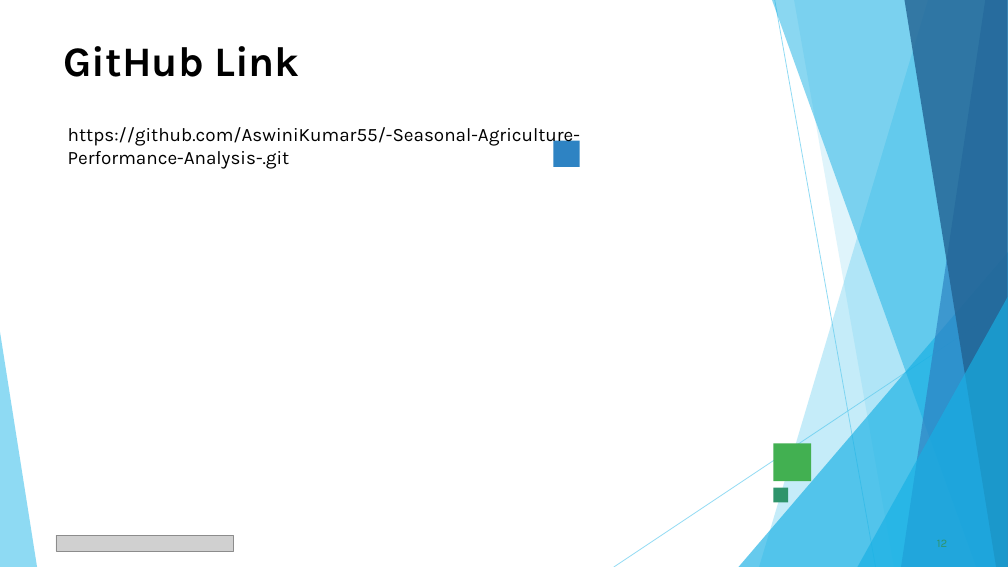
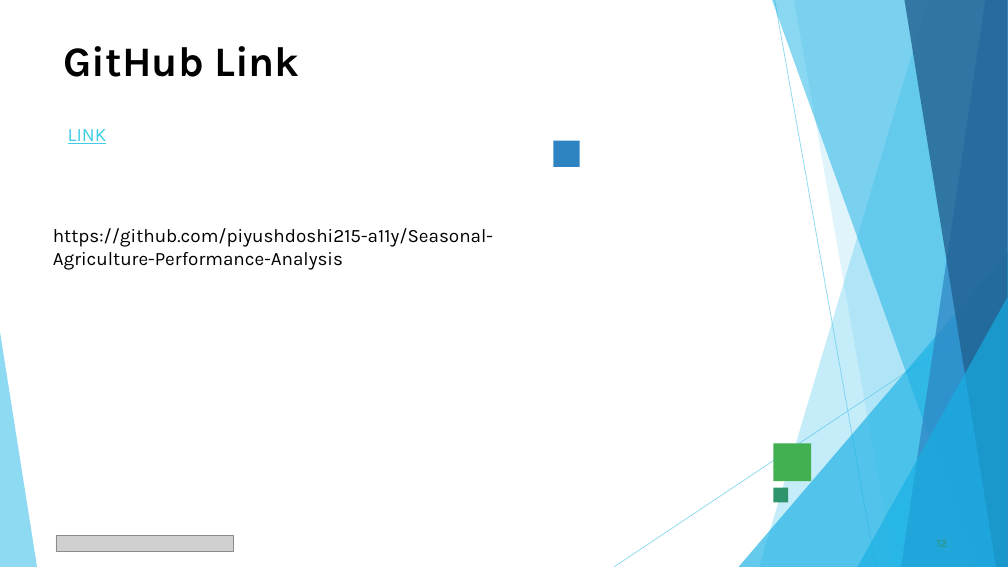
Before and after one commit to piyushdoshi215-a11y/Seasonal-Agriculture-Performance-Analysis, a slide deck: slide 12 of Seasonal_Agriculture_Performance_Analysis_Presentation.pptx. Drawn at 1008x567 pixels with LibreOffice and Linux fonts; fonts in the diff are those of the drawing; grey boxes stand for pictures. Boxes give left, top, right and bottom in pixels: in the first picture for what was removed or moved away, otherwise in the second. Text is boxed around its words. In the diff, an @@ line names an element or a change of style, - is before the commit and + after.

Commit message:
Add files via upload
Updated PPT with GitHub repository link

```diff
--- a/Seasonal_Agriculture_Performance_Analysis_Presentation.pptx
+++ b/Seasonal_Agriculture_Performance_Analysis_Presentation.pptx
@@ text at bbox=[68, 129, 106, 144]: text changed; text colour #000000 to #3FCDE7 @@
-https://github.com/AswiniKumar55/-Seasonal-Agriculture-Performance-Analysis-.git
+LINK
@@ text added at bbox=[53, 228, 493, 270], 18 pt, text #000000 @@
+https://github.com/piyushdoshi215-a11y/Seasonal-Agriculture-Performance-Analysis
```
